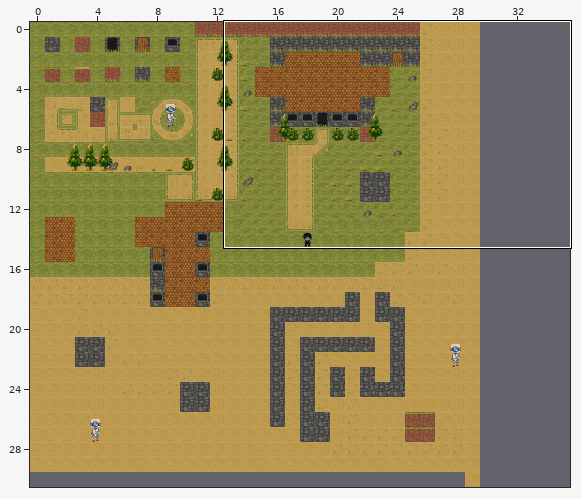
Two versions of a level (Tiled map, assets/levels/level1.tmx). Above: a wide view before the commit, with the close-up outlined.
Close-up. Before:
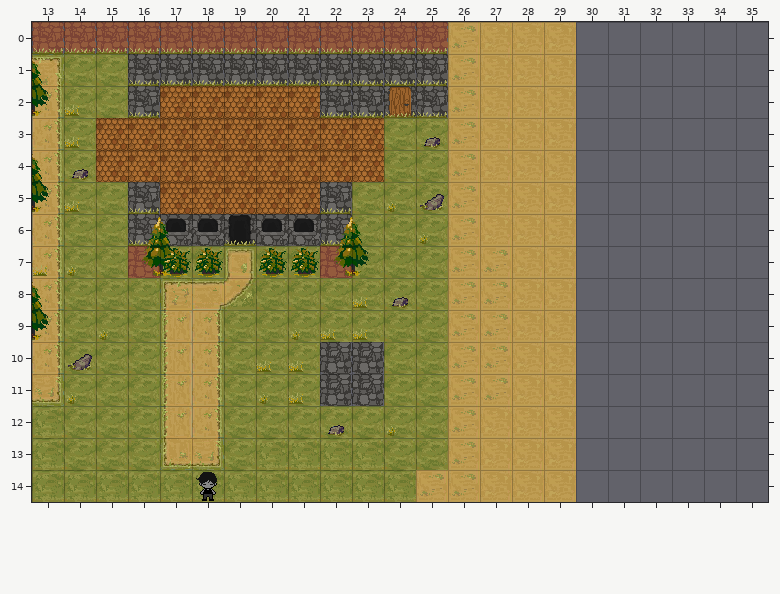
Cells are 32x32 px. Shown: x 13..35, y 0..14.
The same view after the edit:
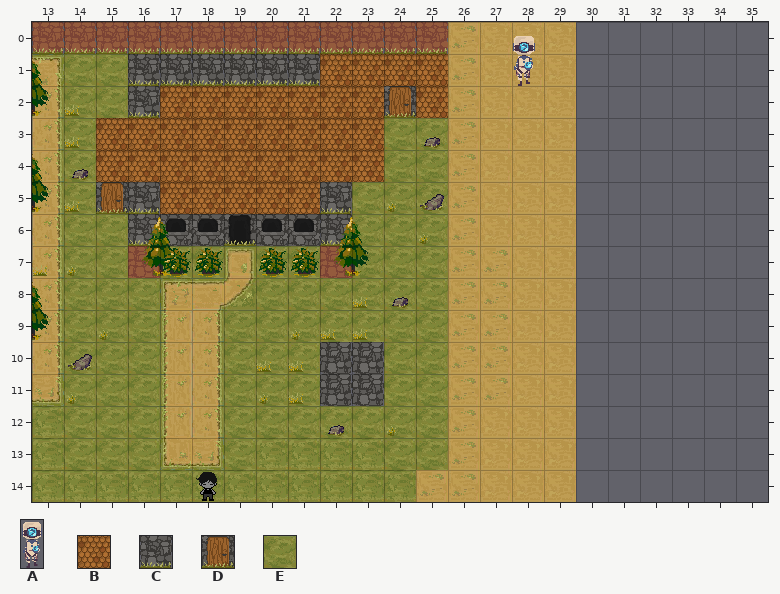
Key: from "Objetos/Entidades": A 9 "robot-5"; from "terrain": B 82 "roof-32x32", C 84 "level2-stone-textured-1", D 91 "closed-door-32x32", E 128 "level2-new-floor-grass1".
_ is an empty cell.
What changed:
Layer "terrain":
y 1: x 22..25 CCCC -> BBBB
y 2: x 22..23 CC -> BB; x 25 C -> B
y 5: x 15 E -> D
Layer "objects":
y 1: x 28 _ -> A
